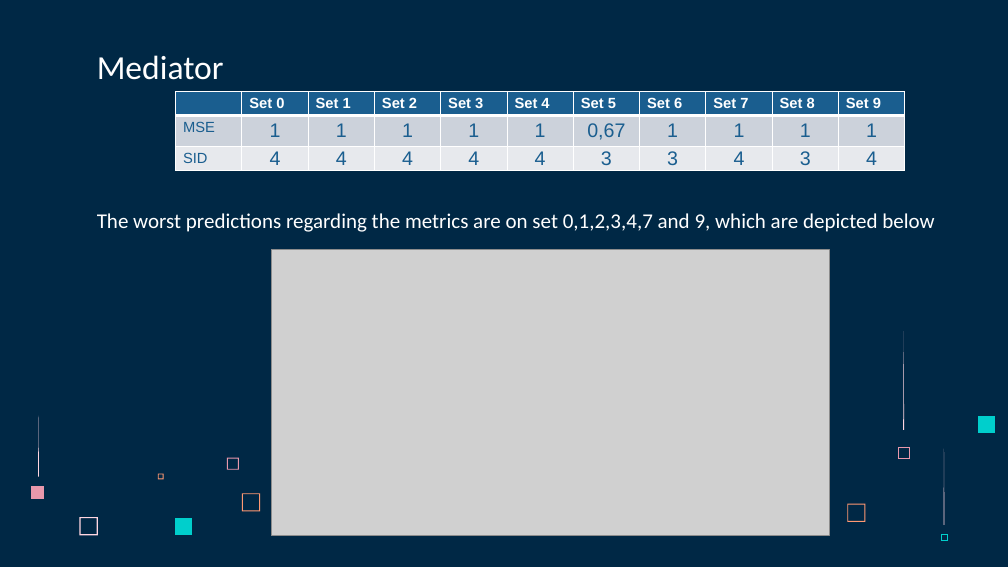
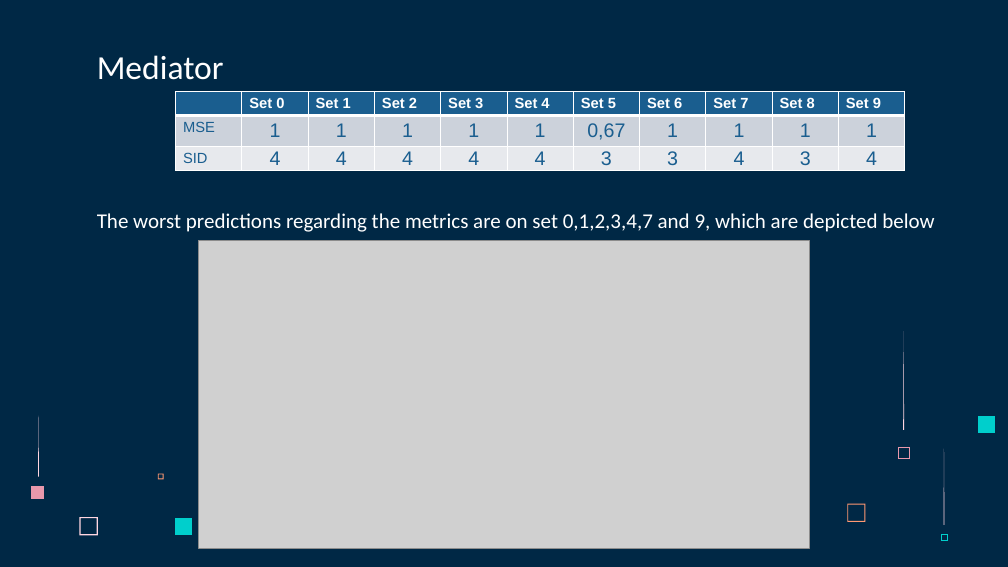
Before and after one commit to Flopp88/Causal-Analysis-of-Time-Series, a slide deck: slide 35 of Présentations/Présentation6.pptx (slide 10 before the commit). Drawn at 1008x567 pixels with LibreOffice and Linux fonts; fonts in the diff are those of the drawing; grey boxes stand for pictures. Boxes give left, top, right and bottom in pixels: in the first picture for what was removed or moved away, otherwise in the second. Text is boxed around its words. In the diff, an @@ line names an element or a change of style, - is before the commit and + after.

```diff
--- a/Présentations/Présentation6.pptx
+++ b/Présentations/Présentation6.pptx
@@ picture: place and size @@
-picture at (271,250,830,535)
+picture at (199,240,809,548)
@@ freeform shape removed at (227,457,239,470) @@
@@ freeform shape removed at (242,493,260,511) @@
```
Also in this commit, not shown: 18 other slides changed, 2 slides added, 3 slides removed, 4 other files.
